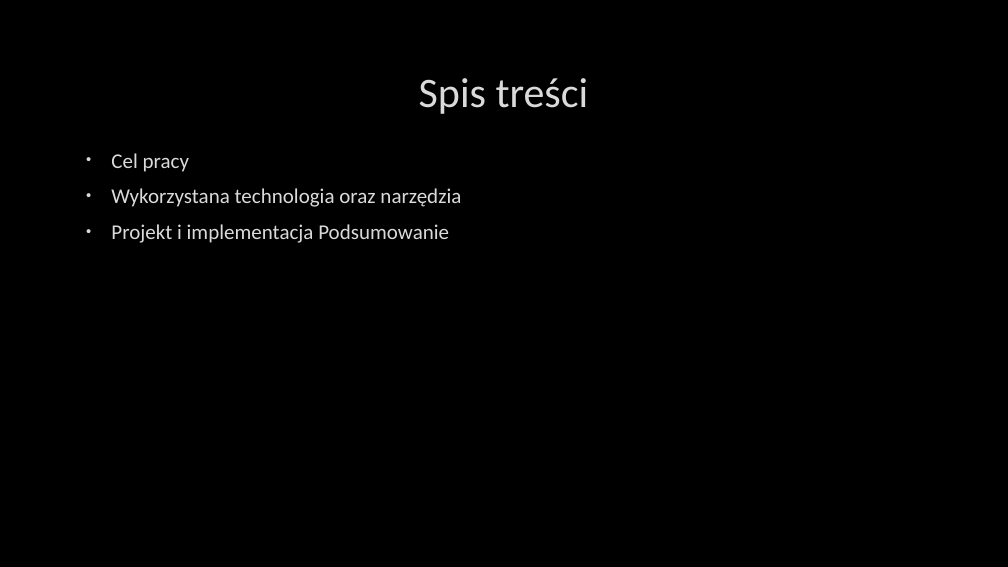
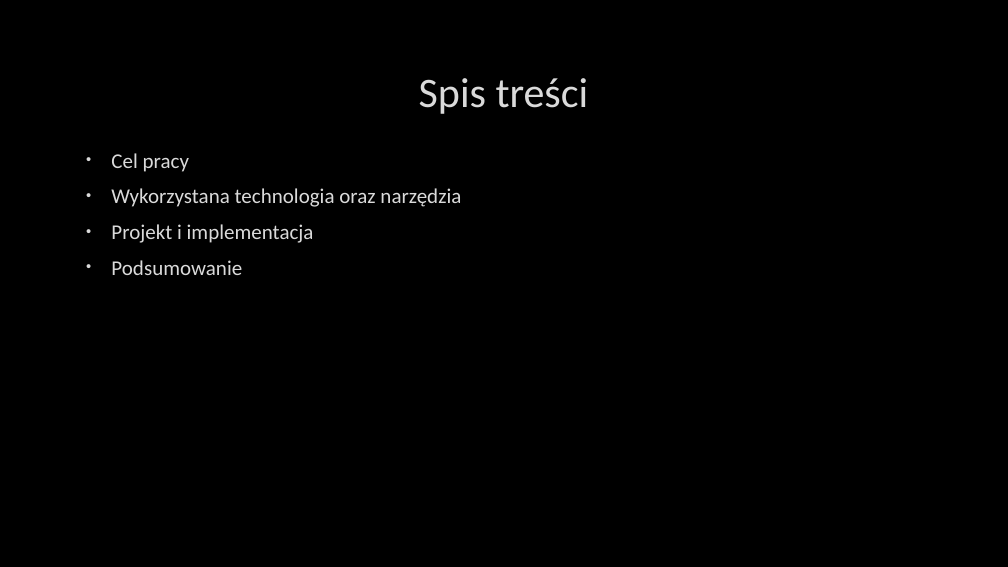
Before and after one commit to BambiTheLama/GameEngine2D_Engineer, a slide deck: slide 2 of Szymon_Kołodziejczyk_Prezentacja_Pracy_Inżynierskiej.pptx. Drawn at 1008x567 pixels with LibreOffice and Linux fonts; fonts in the diff are those of the drawing; background and template pictures are left out. Boxes give left, top, right and bottom in pixels: in the first picture for what was removed or moved away, otherwise in the second. Text is boxed around its words. In the diff, an @@ line names an element or a change of style, - is before the commit and + after.

```diff
--- a/Szymon_Kołodziejczyk_Prezentacja_Pracy_Inżynierskiej.pptx
+++ b/Szymon_Kołodziejczyk_Prezentacja_Pracy_Inżynierskiej.pptx
@@ text at <box>111,224,314,275</box>: text changed @@
-• Projekt i implementacja Podsumowanie
+• Projekt i implementacja
+• Podsumowanie
```
Also in this commit, not shown: 2 other slides changed.
